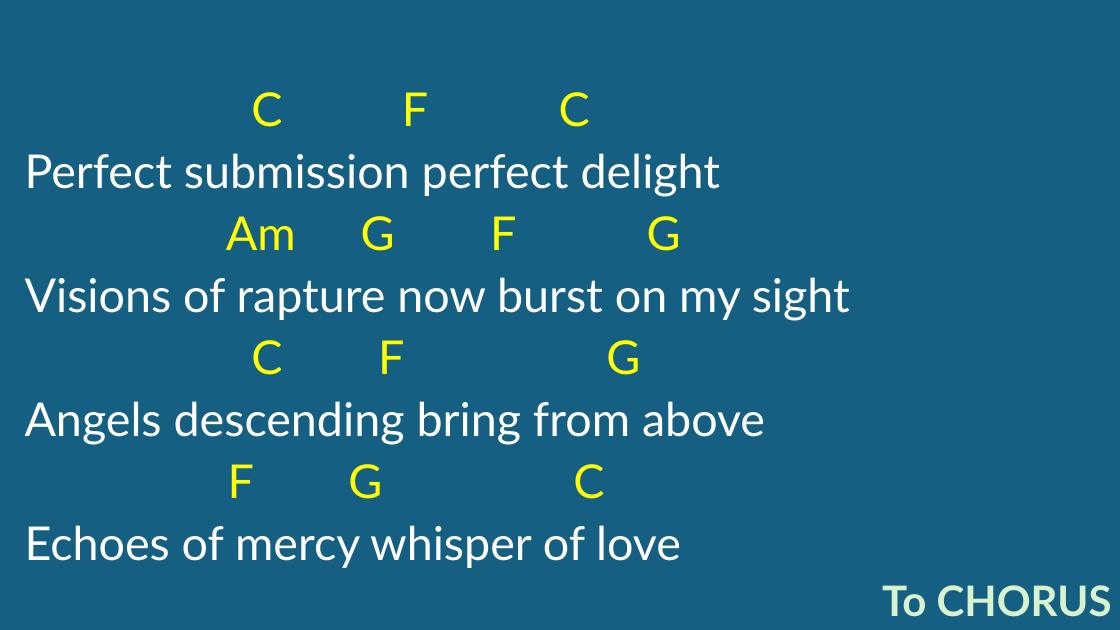
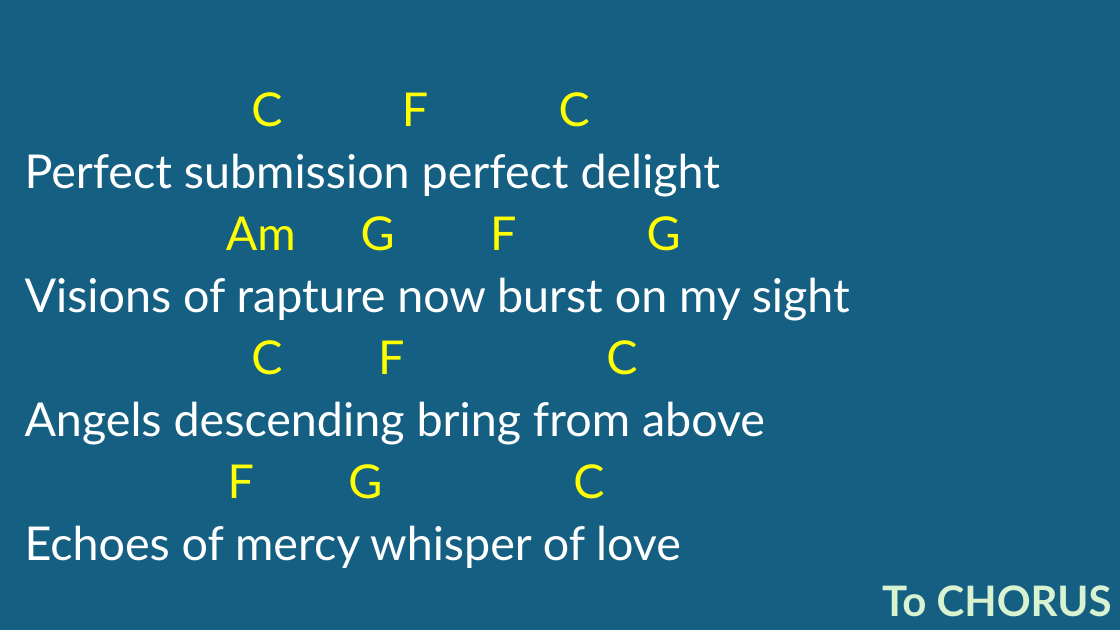
Before and after one commit to kendall412/worship, a slide deck: slide 4 of Blessed Assurance-CH.pptx. Drawn at 1120x630 pixels with LibreOffice and Linux fonts; fonts in the diff are those of the drawing. Boxes give left, top, right and bottom in pixels: in the first picture for what was removed or moved away, otherwise in the second. Text is boxed around its words. In the diff, an @@ line names an element or a change of style, - is before the commit and + after.

```diff
--- a/Blessed Assurance-CH.pptx
+++ b/Blessed Assurance-CH.pptx
@@ subtitle at (251, 340, 637, 375): text changed @@
-C F G
+C F C
```
Also in this commit, not shown: 4 other slides changed, 7 other files.
